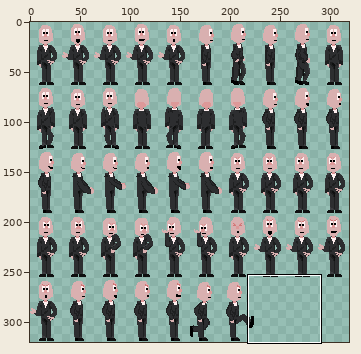
Two states of a sprite sheet, public/assets/butler.png. Above, an overview of the earlier version with the close-up marked.
Close-up. Earlier state:
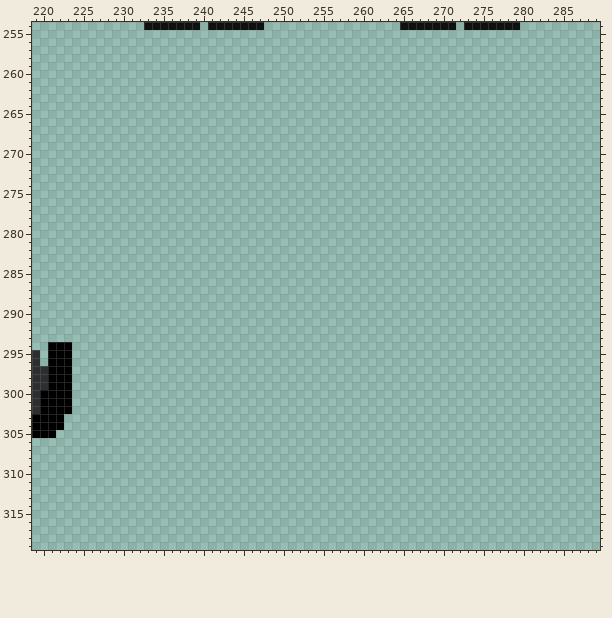
The file is 320x320 pixels. Colours within 5 levels of each other are drawn and written as one. Shown: x 219..289, y 254..319. The wide view leaves out empty margins.
The same view after the edit:
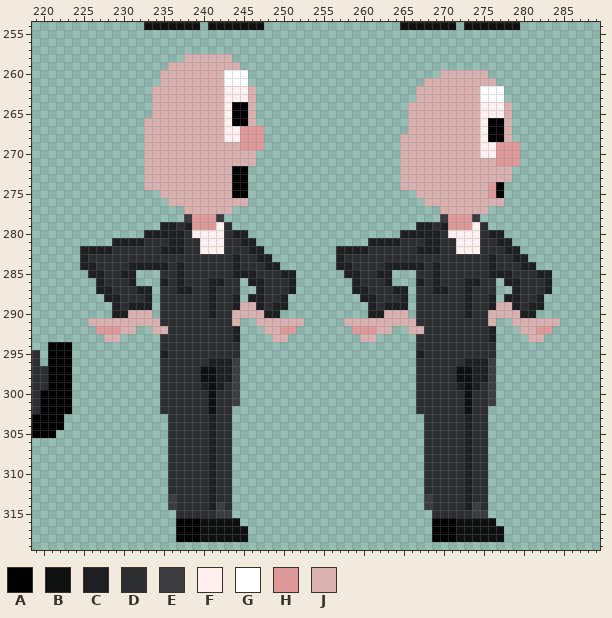
Palette (. is transparent): A #000000  B #0f1010  C #1e1f20  D #2d2e30  E #3c3d40  F #fff0f0  G #ffffff  H #dd9999  J #d9b0b0
Changes in this commit:
y 258: x 238..243 ...... -> JJJJJJ
y 259: x 236..244 ......... -> JJJJJJJJJ
y 260: x 235..245 ........... -> JJJJJJJJGGG; x 270..275 ...... -> JJJJJJ
y 261: x 235..245 ........... -> JJJJJJJJGGG; x 268..276 ......... -> JJJJJJJJJ
y 262..263: x 234..246 ............. -> JJJJJJJJJFFFJ; x 267..277 ........... -> JJJJJJJJGGG
y 264..265: x 234..246 ............. -> JJJJJJJJJFAAJ; x 266..278 ............. -> JJJJJJJJJFFFJ
y 266: x 233..246 .............. -> JJJJJJJJJJFAAJ; x 266..278 ............. -> JJJJJJJJJFAAJ
y 267: x 233..247 ............... -> JJJJJJJJJJFFHHH; x 266..278 ............. -> JJJJJJJJJFAAJ
y 268: x 233..247 ............... -> JJJJJJJJJJFFHHH; x 265..278 .............. -> JJJJJJJJJJFAAJ
y 269: x 233..247 ............... -> JJJJJJJJJJJJHHH; x 265..279 ............... -> JJJJJJJJJJFFHHH
y 270: x 233..246 .............. -> JJJJJJJJJJJJJJ; x 265..279 ............... -> JJJJJJJJJJFFHHH
y 271: x 233..246 .............. -> JJJJJJJJJJJJJJ; x 265..279 ............... -> JJJJJJJJJJJJHHH
y 272..273: x 233..245 ............. -> JJJJJJJJJJJAA; x 265..278 .............. -> JJJJJJJJJJJJJJ
y 274: x 233..245 ............. -> JJJJJJJJJJJAA; x 265..277 ............. -> JJJJJJJJJJJHA
y 275: x 235..245 ........... -> JJJJJJJJJAA; x 267..277 ........... -> JJJJJJJJJHA
y 276: x 236..245 .......... -> JJJJJJJJJJ; x 268..277 .......... -> JJJJJJJJJJ
y 277: x 238..243 ...... -> JJJJJJ; x 270..275 ...... -> JJJJJJ
y 278: x 238..242 ..... -> EHHHE; x 270..274 ..... -> EHHHE
y 279: x 235..243 ......... -> CCDCHHHFD; x 267..275 ......... -> CCDCHHHFD
y 280: x 233..245 ............. -> CCCCCDFFFFDCC; x 265..277 ............. -> CCCCCDFFFFDCC
y 281: x 229..246 .................. -> CCCCDDDCCDDFFFDDCC; x 261..278 .................. -> CCCCDDDCCDDFFFDDCC
y 282: x 225..247 ....................... -> CCCCDDDDDDCCCDDFFFDDDCC; x 257..279 ....................... -> CCCCDDDDDDCCCDDFFFDDDCC
y 283: x 225..248 ........................ -> CDDDDDDDDDDDDDDDDDDCDDCC; x 257..280 ........................ -> CDDDDDDDDDDDDDDDDDDCDDCC
y 284: x 225..249 ......................... -> CCDDDDCCCCCDCDDDDDDCDDDCC; x 257..281 ......................... -> CCDDDDCCCCCDCDDDDDDCDDDCC
y 285: x 226..231 ...... -> CCDDCC; x 235..251 ................. -> DDCDDDDDDCCCDDDCC; x 258..263 ...... -> CCDDCC; x 267..283 ................. -> DDCDDDDDDCCCDDDCC
y 286: x 227..231 ..... -> CDDDC; x 235..244 .......... -> CDCDDDCCDD; x 246..251 ...... -> CCDDDC; x 259..263 ..... -> CDDDC; x 267..276 .......... -> CDCDDDCCDD; x 278..283 ...... -> CCDDDC
y 287: x 227..233 ....... -> CCDDDCC; x 235..244 .......... -> DDCCDDCDDD; x 247..251 ..... -> CDDDC; x 259..265 ....... -> CCDDDCC; x 267..276 .......... -> DDCCDDCDDD; x 279..283 ..... -> CDDDC
y 288: x 228..233 ...... -> CCDDDC; x 235..244 .......... -> DDDDDDCDDC; x 246..250 ..... -> CCDDC; x 260..265 ...... -> CCDDDC; x 267..276 .......... -> DDDDDDCDDC; x 278..282 ..... -> CCDDC
y 289: x 229..233 ..... -> CDCCC; x 235..250 ................ -> DDDDDDCDDCJJCDCC; x 261..265 ..... -> CDCCC; x 267..282 ................ -> DDDDDDCDDCJJCDCC
y 290: x 229..233 ..... -> CCJJJ; x 235..249 ............... -> DDDDDDCDDJJJJCC; x 261..265 ..... -> CCJJJ; x 267..281 ............... -> DDDDDDCDDJJJJCC
y 291: x 226..244 ................... -> JJJJJJJJJDDDDDDDDDJ; x 247..252 ...... -> JJJJJJ; x 258..276 ................... -> JJJJJJJJJDDDDDDDDDJ; x 279..284 ...... -> JJJJJJ
y 292: x 227..231 ..... -> HHHJJ; x 234..244 ........... -> JJDDDDDDDDC; x 248..251 .... -> JJHH; x 259..263 ..... -> HHHJJ; x 266..276 ........... -> JJDDDDDDDDC; x 280..283 .... -> JJHH
y 293: x 228..229 .. -> JJ; x 235..244 .......... -> DDDDDDDDDC; x 249..250 .. -> JJ; x 260..261 .. -> JJ; x 267..276 .......... -> DDDDDDDDDC; x 281..282 .. -> JJ
y 294: x 235..244 .......... -> DDDDDDDDDD; x 267..276 .......... -> DDDDDDDDDD
y 295: x 235..244 .......... -> CDDDDDDDDD; x 267..276 .......... -> CDDDDDDDDD
y 296: x 235..244 .......... -> DDDDDDCCCE; x 267..276 .......... -> DDDDDDCCCE
y 297..298: x 235..244 .......... -> DDDDDBBCCE; x 267..276 .......... -> DDDDDBBCCE
y 299: x 235..244 .......... -> DDDDDCBCDE; x 267..276 .......... -> DDDDDCBCDE
y 300..301: x 235..244 .......... -> DDDDDDBDDE; x 267..276 .......... -> DDDDDDBDDE
y 302: x 235..243 ......... -> DDDDDDBDD; x 267..275 ......... -> DDDDDDBDD
y 303..312: x 236..243 ........ -> DDDDDCDD; x 268..275 ........ -> DDDDDCDD
y 313: x 236..243 ........ -> EDDDDCDD; x 268..275 ........ -> EDDDDCDD
y 314: x 236..243 ........ -> EDDDDCED; x 268..275 ........ -> EDDDDCED
y 315: x 237..243 ....... -> DDDDDEE; x 269..275 ....... -> DDDDDEE
y 316: x 237..244 ........ -> AAABBBBB; x 269..276 ........ -> AAABBBBB
y 317..318: x 237..245 ......... -> AAABBBBBB; x 269..277 ......... -> AAABBBBBB
